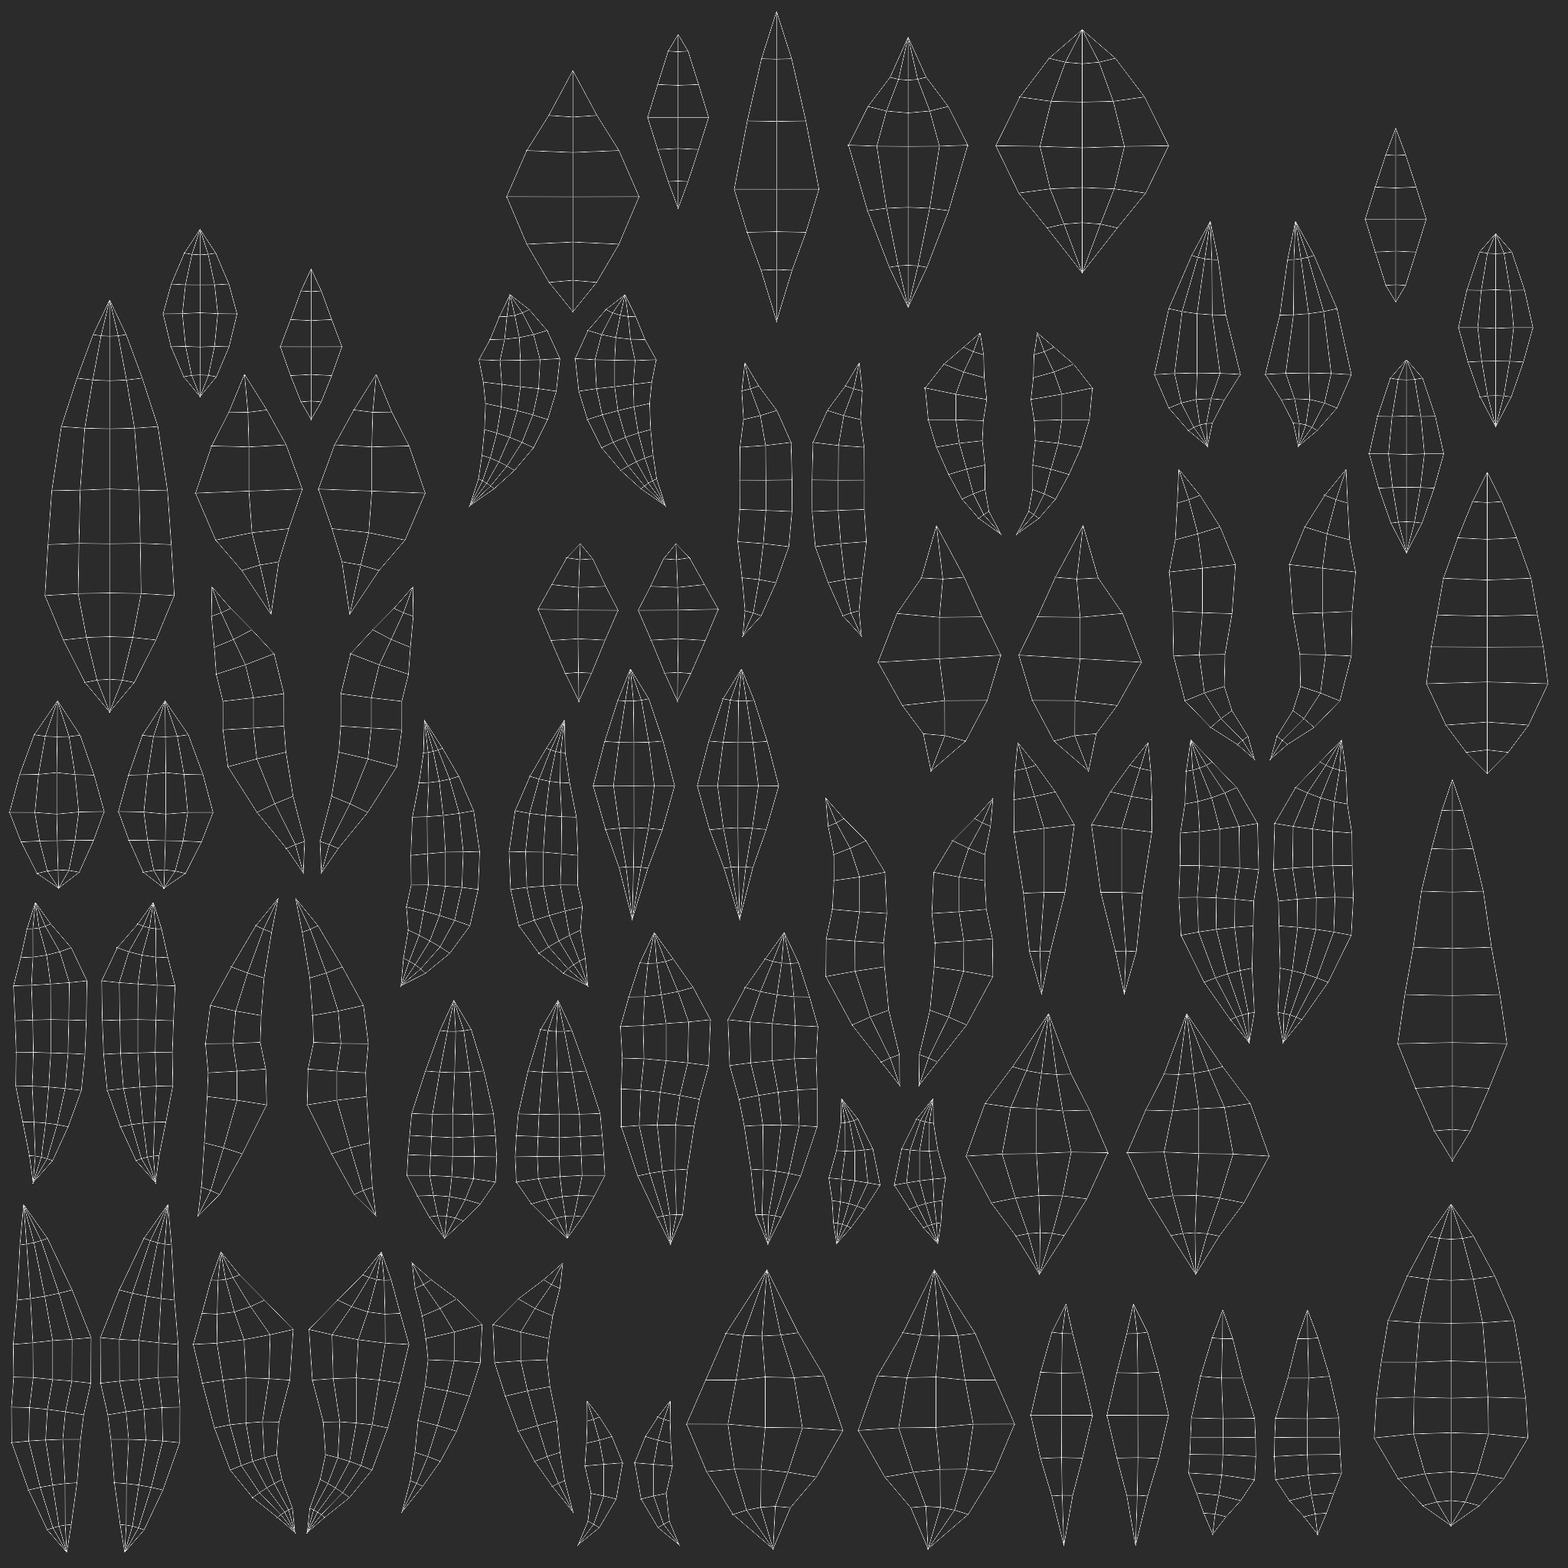
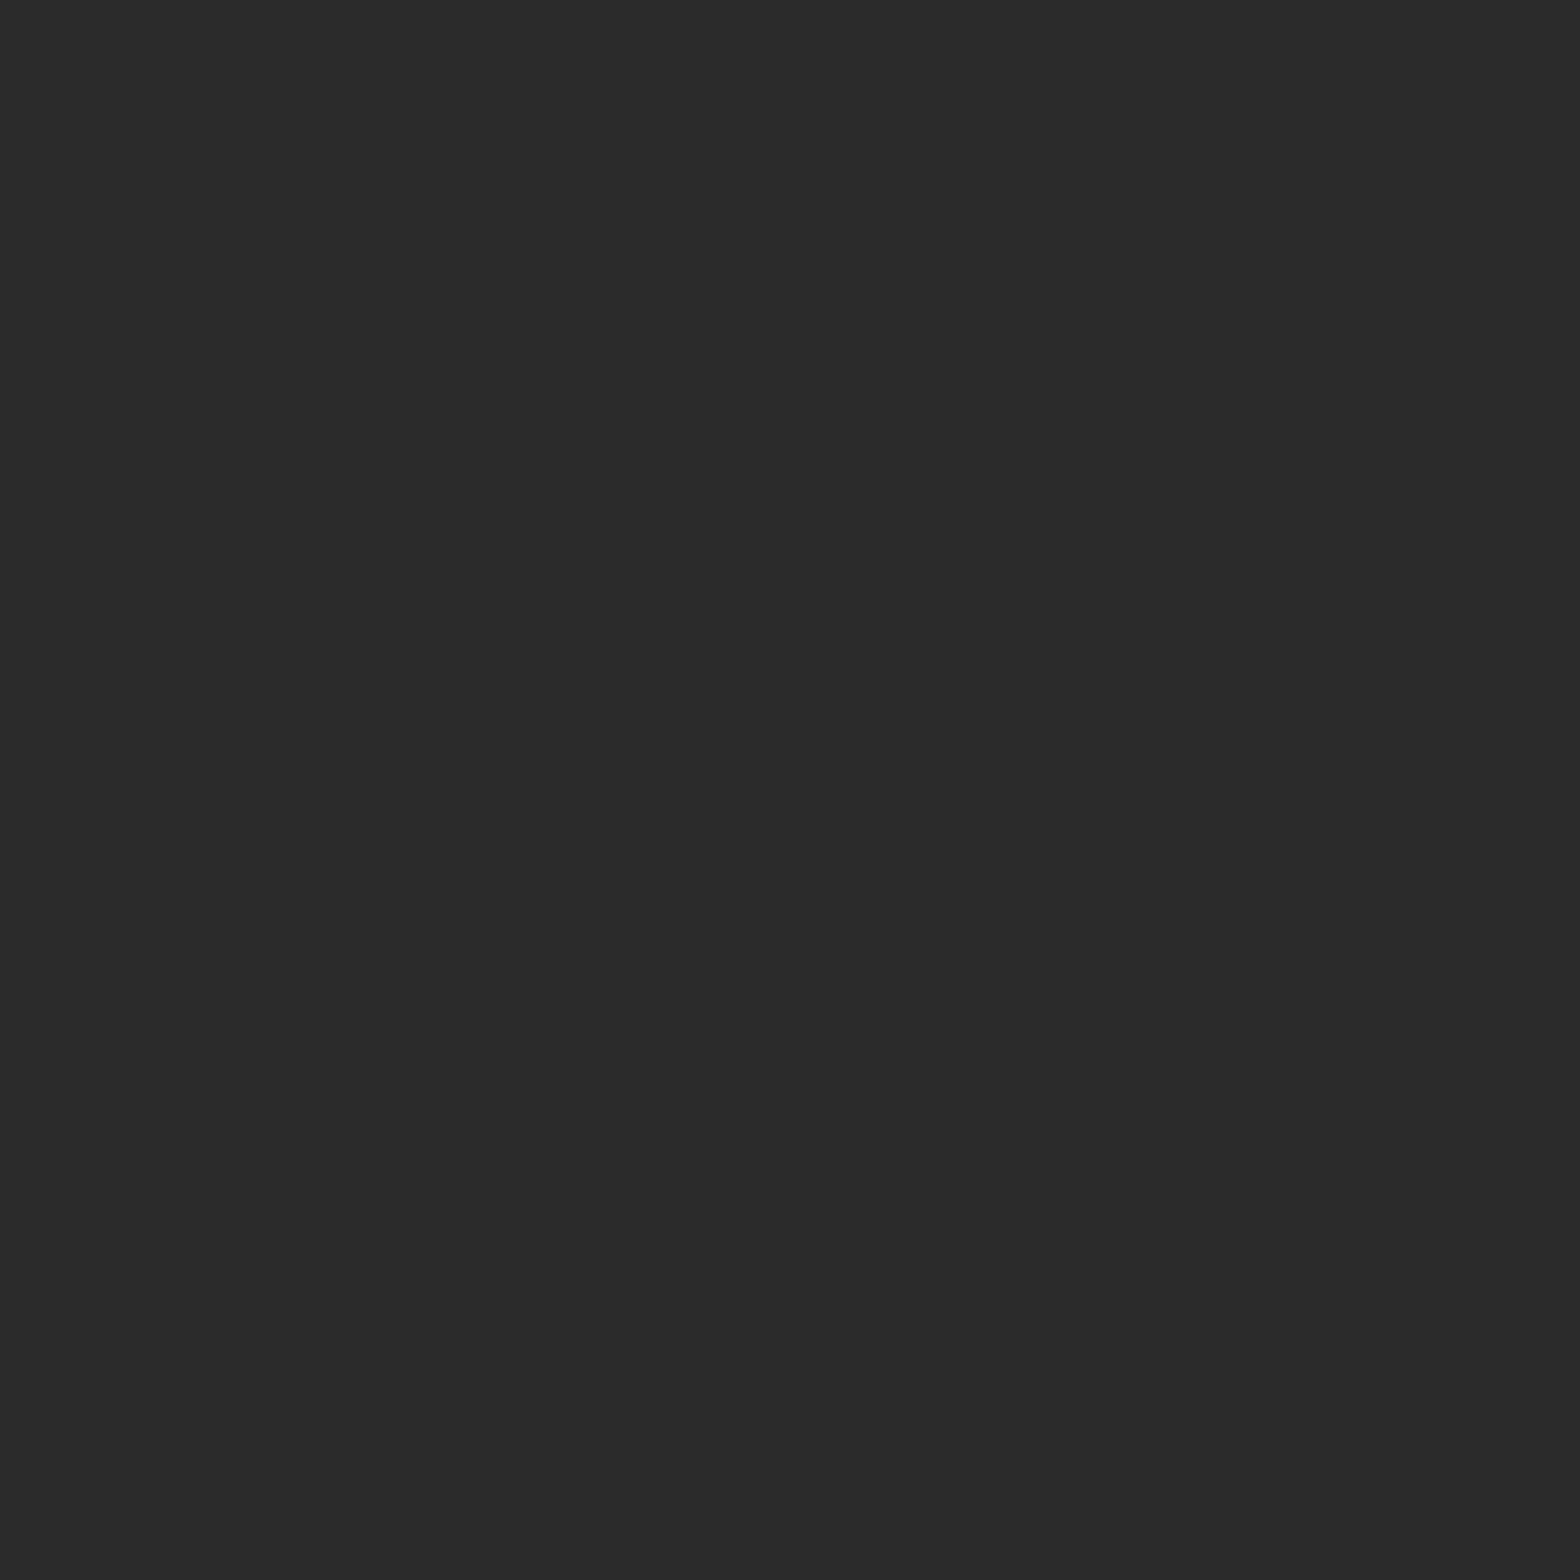
The second 1568×1568 image is a revision of the first. Changes to its layers:
hid "FenrirHair" over bbox(8, 11, 1549, 1553)